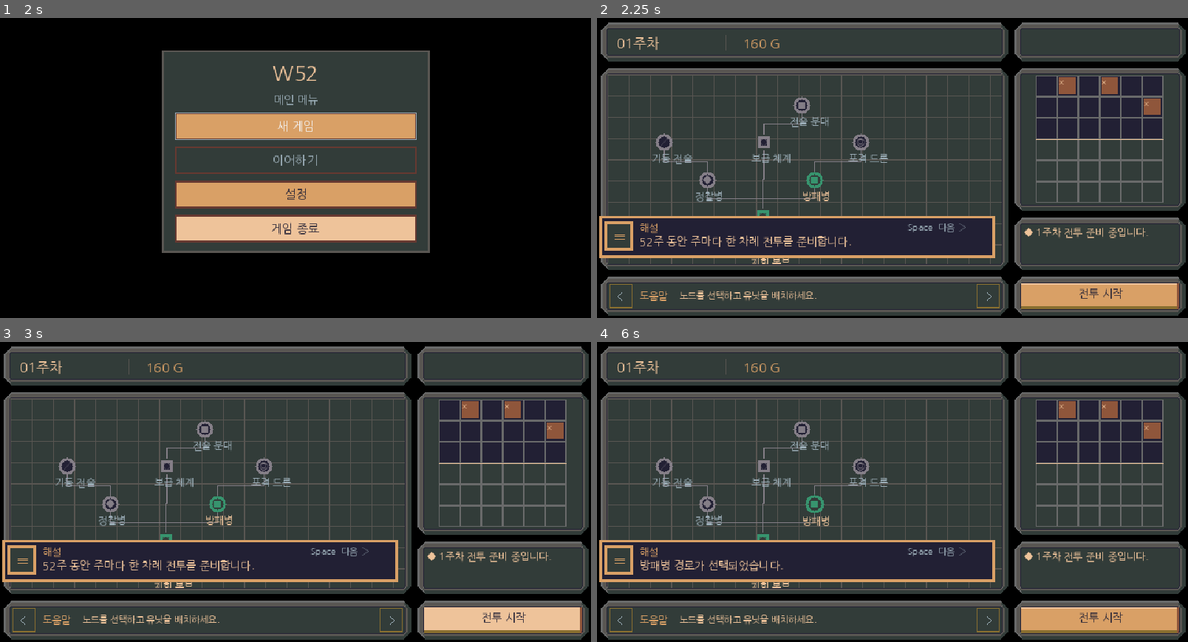
Above: before the commit, frames 1-4 (two rows, left to right).
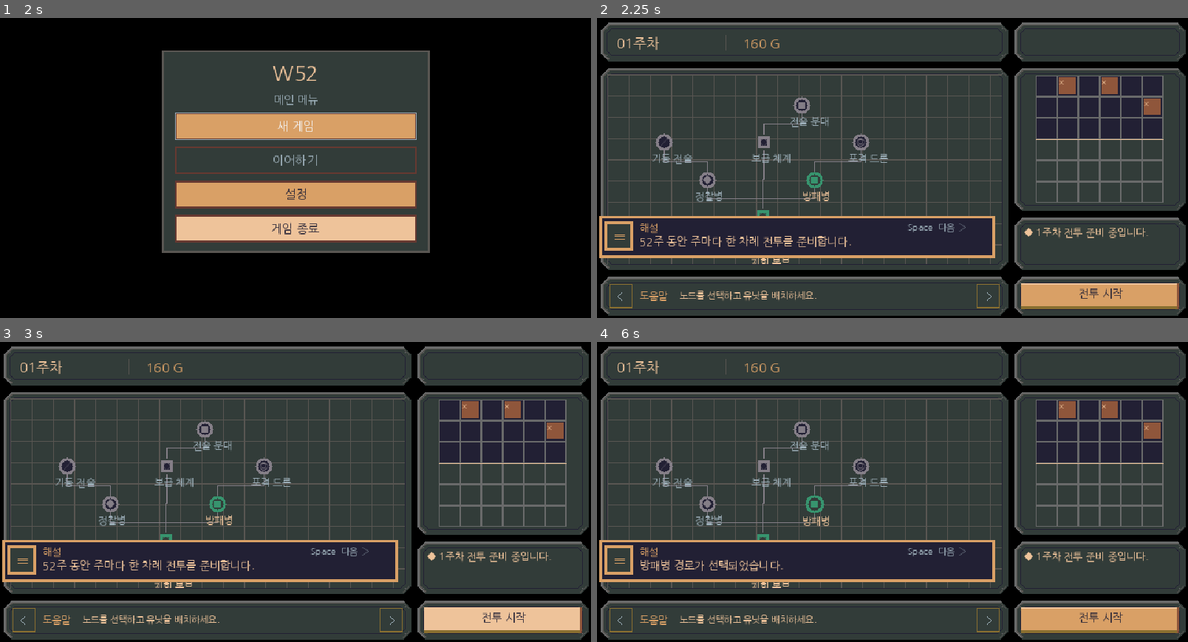
Above: after the commit, the same moments.

Repository: xcliming-svg/w52
Game: Godot game, scene res://main.tscn
Two runs of this game, one before a commit and one after it. Both use one fixed random seed, a clock stepped at 60 frames per second and the inputs below.
Inputs (mouse positions are in pixels of both pictures, inside the frame that each line leads up to):
- Up to frame 1 (2 s): tap Enter at 0.5 s; move the mouse to (425, 135) at 0.52 s; click (425, 135) at 0.67 s; tap Space at 0.77, 1.25 s; drag from (177, 168) to (265, 219) at 1.27 s
- Up to frame 2 (2.25 s): click "새 게임" at 2 s
- Up to frame 3 (3 s): click (502, 621) at 2.75 s
- Up to frame 4 (6 s): click (1099, 621) at 3.5 s; click (1099, 621) at 4.25 s; tap Enter at 5 s; move the mouse to (892, 477) at 5.02 s; click (892, 477) at 5.17 s; tap Space at 5.75 s; drag from (862, 543) to (715, 426) at 5.77 s

Frame 1 is identical in both runs. In frame 2, 6.4% of the frame differs, in the area x 1-100%, y 2-99%; in frame 3, 6.4%; in frame 4, 6.4%.

Commit message:
fix(pixel-ui): match v8 solid bevel masks and recessed screw pixels

Diff:
--- a/scripts/game.gd
+++ b/scripts/game.gd
@@ -588,11 +588,13 @@
     draw_rect(rect, border)
     draw_rect(rect.grow(-1.0), fill)
 
-# Each beveled layer is a run of integer pixels. No subpixel edges or antialiasing.
-func _frame_layer(frame: Rect2i, inset: int, fill: Color, lit: Color, shade: Color) -> void:
+# Match the reference HTML v8 nested 2px outer / 4px middle / 1px inner
+# bevel. Each successive clipped octagon cuts deeper into the corners.
+# Row fills are integer pixel spans; no antialiased diagonal drawing.
+func _frame_layer(frame: Rect2i, inset: int, edge_width: int, fill: Color, lit: Color, shade: Color) -> void:
     var a := frame.position + Vector2i(inset, inset)
     var e := frame.end - Vector2i(inset, inset)
-    var cut := maxi(0, 8 - inset)
+    var cut := UI.metal_corner_cut(inset)
     for y in range(a.y, e.y):
         var from_corner := mini(y - a.y, e.y - 1 - y)
         var clip_left := maxi(0, cut - from_corner)
@@ -601,31 +603,33 @@
         if x1 <= x0:
             continue
         draw_rect(Rect2(x0, y, x1 - x0, 1), fill)
-        if y - a.y < 2:
+        if edge_width <= 0:
+            continue
+        if y - a.y < edge_width:
             draw_rect(Rect2(x0, y, x1 - x0, 1), lit)
-        elif e.y - 1 - y < 2:
+        elif e.y - 1 - y < edge_width:
             draw_rect(Rect2(x0, y, x1 - x0, 1), shade)
         else:
-            draw_rect(Rect2(x0, y, mini(2, x1 - x0), 1), lit)
-            draw_rect(Rect2(x1 - mini(2, x1 - x0), y, mini(2, x1 - x0), 1), shade)
+            var side := mini(edge_width, x1 - x0)
+            draw_rect(Rect2(x0, y, side, 1), lit)
+            draw_rect(Rect2(x1 - side, y, side, 1), shade)
 
 
 func _draw_screw(top_left: Vector2i) -> void:
-    # Five opaque pixels keep the 3px screw centered on the diagonal metal band.
-    # The four footprint corners remain uncovered, protecting the 1px inner rim.
-    draw_rect(Rect2(Vector2(top_left + Vector2i(1, 0)), Vector2.ONE), UI.METAL_LIGHT)
-    draw_rect(Rect2(Vector2(top_left + Vector2i(0, 1)), Vector2.ONE), UI.METAL_LIGHT)
-    draw_rect(Rect2(Vector2(top_left + Vector2i(1, 1)), Vector2.ONE), UI.METAL_MID)
-    draw_rect(Rect2(Vector2(top_left + Vector2i(2, 1)), Vector2.ONE), UI.METAL_DARK)
-    draw_rect(Rect2(Vector2(top_left + Vector2i(1, 2)), Vector2.ONE), UI.METAL_DARK)
+    # v8 reference: 3px diameter, dark #323c39 circular rim and one
+    # #847e87 central reflection. A 5-pixel cross is the 3x3 raster circle.
+    # Leave the four footprint corners untouched (no black 3x3 patch).
+    for offset in [Vector2i(1, 0), Vector2i(0, 1), Vector2i(2, 1), Vector2i(1, 2)]:
+        draw_rect(Rect2(Vector2(top_left + offset), Vector2.ONE), UI.METAL_DARK)
+    draw_rect(Rect2(Vector2(top_left + Vector2i.ONE), Vector2.ONE), UI.TREE_LINE)
 
 
 func _draw_frame(panel_id: String) -> void:
     var f := UI.frame_rect(panel_id)
-    _frame_layer(f, 0, UI.METAL_MID, UI.METAL_LIGHT, UI.METAL_DARK)
-    _frame_layer(f, 2, UI.METAL_MID, UI.METAL_MID, UI.METAL_DARK)
-    _frame_layer(f, 6, UI.EDGE_DARK, UI.EDGE_DARK, UI.EDGE_DARK)
-    _frame_layer(f, 7, UI.PANEL, UI.PANEL, UI.PANEL)
+    _frame_layer(f, 0, 2, UI.METAL_MID, UI.METAL_LIGHT, UI.METAL_DARK)
+    _frame_layer(f, 2, 1, UI.METAL_DARK, UI.METAL_MID, UI.METAL_DARK)
+    _frame_layer(f, 6, 0, UI.EDGE_DARK, UI.EDGE_DARK, UI.EDGE_DARK)
+    _frame_layer(f, 7, 0, UI.PANEL, UI.PANEL, UI.PANEL)
     for origin in UI.screw_origins(panel_id):
         _draw_screw(origin)
 
